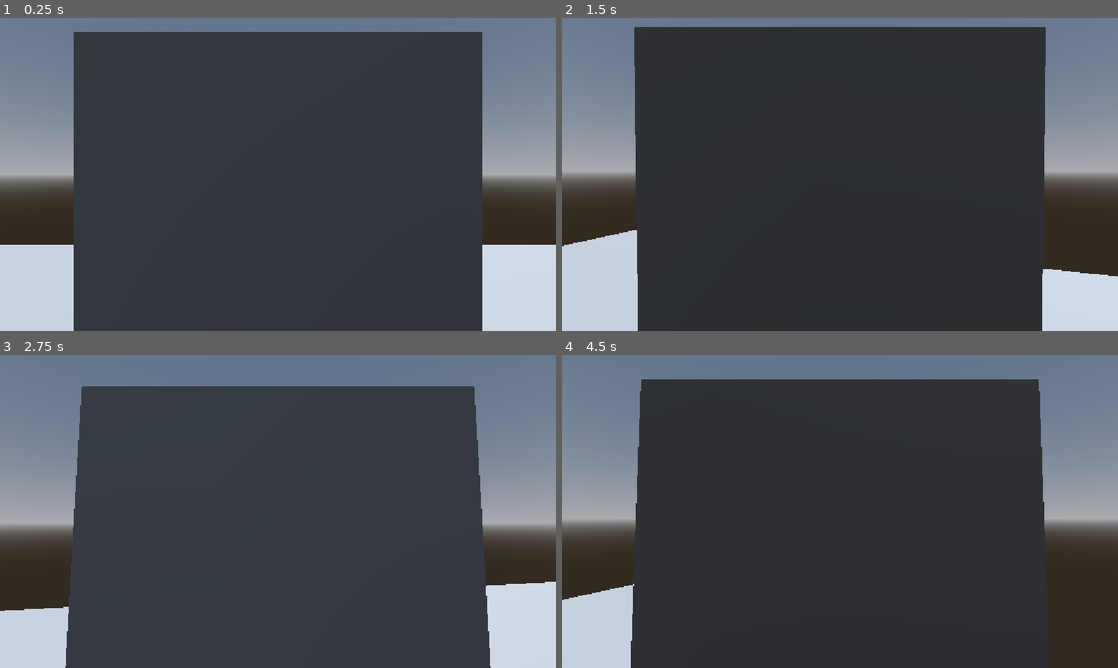
Above: before the commit, frames 1-4 (two rows, left to right).
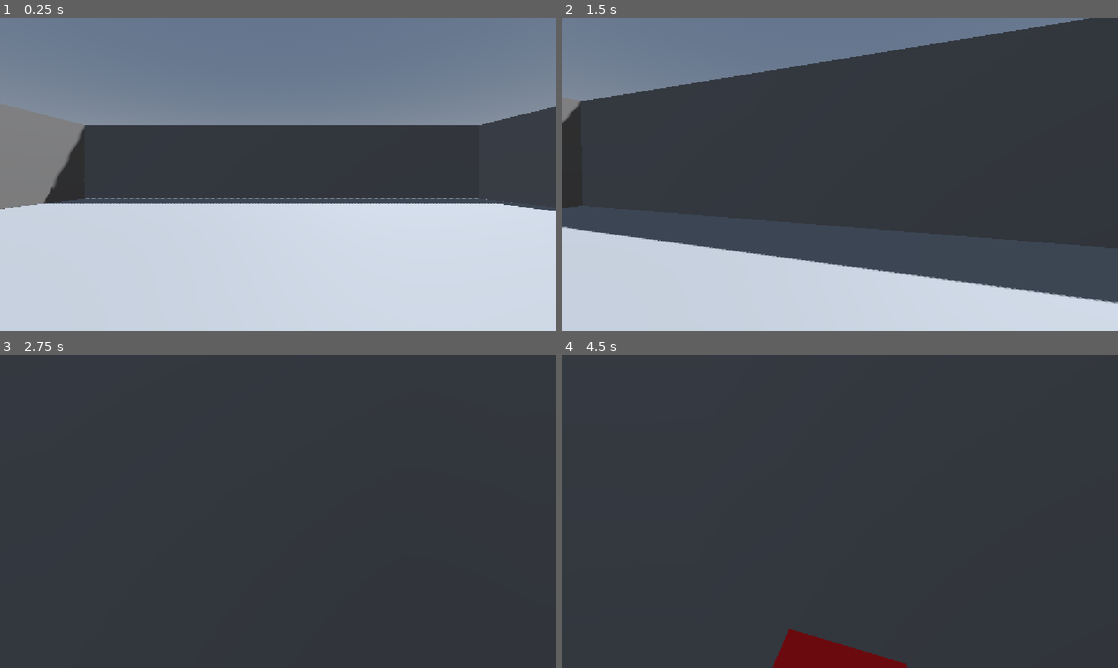
Above: after the commit, the same moments.

Repository: david-w-dev/GMTK_Jam_2026
Game: Godot game, scene res://scenes/main.tscn
Two runs of this game, one before a commit and one after it. Both use one fixed random seed, a clock stepped at 60 frames per second and the inputs below.
Inputs (mouse positions are in pixels of both pictures, inside the frame that each line leads up to):
- Up to frame 1 (0.25 s): no input
- Up to frame 2 (1.5 s): move the mouse to (867, 174) at 0.52 s; hold W (move_forwards) from 0.53 s (still down); right-click (867, 174) at 0.6 s; tap Space (jump) at 0.77, 1.07 s; click (867, 174) at 0.8 s; move the mouse to (812, 174) at 1.27 s; click (812, 174) at 1.35 s
- Up to frame 3 (2.75 s): keep holding W (move_forwards); tap Space (jump) at 1.52, 1.55, 1.82, 2.1 s; move the mouse to (289, 505) at 2.02 s; right-click (289, 505) at 2.3 s
- Up to frame 4 (4.5 s): keep holding W (move_forwards); move the mouse to (834, 517) at 2.77 s; right-click (834, 517) at 2.85 s; tap Space (jump) at 3.02, 3.32, 3.77, 3.8, 4.07 s; click (834, 517) at 3.05 s; move the mouse to (878, 514) at 3.52 s; click (878, 514) at 3.6 s; move the mouse to (795, 508) at 4.27 s; right-click (795, 508) at 4.35 s

The runs differ from the first frame. In frame 1, 62% of the frame differs, in the area x 0-100%, y 4-100%; in frame 2, 48%; in frame 3, 32%; in frame 4, 32%.

Commit message:
Backup Thur-23_23-37

Diff:
--- a/project.godot
+++ b/project.godot
@@ -49,9 +49,21 @@
 }
 melee={
 "deadzone": 0.2,
-"events": [Object(InputEventMouseButton,"resource_local_to_s …(115 unchanged characters)… alse,"meta_pressed":false,"button_mask":1,"position":Vector2(355, 9),"global_position":Vector2(364, 57),"factor":1.0,"button_index":1,"canceled":false,"pressed":true,"double_click":false,"script":null)
+"events": [Object(InputEventMouseButton,"resource_local_to_s …(115 unchanged characters)… alse,"meta_pressed":false,"button_mask":2,"position":Vector2(296, 14),"global_position":Vector2(305, 62),"factor":1.0,"button_index":2,"canceled":false,"pressed":true,"double_click":false,"script":null)
 ]
 }
+shoot={
+"deadzone": 0.2,
+"events": [Object(InputEventMouseButton,"resource_local_to_scene":false,"resource_name":"","device":-1,"window_id":0,"alt_pressed":false,"shift_pressed":false,"ctrl_pressed":false,"meta_pressed":false,"button_mask":1,"position":Vector2(174, 19),"global_position":Vector2(183, 67),"factor":1.0,"button_index":1,"canceled":false,"pressed":true,"double_click":false,"script":null)
+]
+}
+
+[layer_names]
+
+3d_physics/layer_1="sword"
+3d_physics/layer_2="enemies"
+3d_physics/layer_3="obstacles"
+3d_physics/layer_4="player"
 
 [physics]
 
--- a/scenes/enemy.tscn
+++ b/scenes/enemy.tscn
@@ -11,10 +11,17 @@
 [sub_resource type="CapsuleShape3D" id="CapsuleShape3D_md0e3"]
 
 [node name="Enemy" type="CharacterBody3D" unique_id=1095954929]
+collision_layer = 2
+collision_mask = 11
 script = ExtResource("1_7p1mj")
+movement_speed = 5
 
 [node name="MeshInstance3D" type="MeshInstance3D" parent="." unique_id=72708415]
+transform = Transform3D(1, 0, 0, 0, 1, 0, 0, 0, 1, 0, 1, 0)
 mesh = SubResource("CapsuleMesh_7p1mj")
 
 [node name="CollisionShape3D" type="CollisionShape3D" parent="." unique_id=311847449]
+transform = Transform3D(1, 0, 0, 0, 1, 0, 0, 0, 1, 0, 1, 0)
 shape = SubResource("CapsuleShape3D_md0e3")
+
+[node name="NavigationAgent3D" type="NavigationAgent3D" parent="." unique_id=1366542533]
--- /dev/null
+++ b/scenes/gun.tscn
@@ -0,0 +1,16 @@
+[gd_scene format=3 uid="uid://fnhljqdgqxtq"]
+
+[ext_resource type="Script" uid="uid://l3ybsiu4oepl" path="res://scripts/gun.gd" id="1_x77fm"]
+[ext_resource type="Texture2D" uid="uid://dvn1h48pueh8r" path="res://images/crosshair.png" id="2_og67c"]
+
+[node name="gun" type="Node3D" unique_id=1944798131]
+script = ExtResource("1_x77fm")
+
+[node name="crosshair" type="Sprite2D" parent="." unique_id=969309031]
+visible = false
+scale = Vector2(0.5, 0.5)
+texture = ExtResource("2_og67c")
+
+[node name="RayCast3D" type="RayCast3D" parent="." unique_id=1592094184]
+target_position = Vector3(0, 0, -100)
+collision_mask = 6
--- a/scenes/level.tscn
+++ b/scenes/level.tscn
@@ -1,18 +1,129 @@
 [gd_scene format=3 uid="uid://b4yorohadmnh"]
 
-[sub_resource type="BoxShape3D" id="BoxShape3D_bbe8a"]
-size = Vector3(23, 0.12475586, 16)
+[ext_resource type="PackedScene" uid="uid://6e4n7ylmgaet" path="res://scenes/wall.tscn" id="1_2q6dc"]
+
+[sub_resource type="BoxShape3D" id="BoxShape3D_rd3vj"]
+size = Vector3(47, 0.12475586, 47)
+
+[sub_resource type="NavigationMesh" id="NavigationMesh_2q6dc"]
+vertices = PackedVector3Array(-23, 0.36110342, -23, -23, 0.36110342, 23, 23, 0.36110342, 23, 23, 0.36110342, -23)
+polygons = [PackedInt32Array(3, 2, 0), PackedInt32Array(0, 2, 1)]
 
 [sub_resource type="BoxMesh" id="BoxMesh_4endv"]
-size = Vector3(24, 0.13647461, 16)
+size = Vector3(47, 0.13647461, 47)
+
+[sub_resource type="BoxShape3D" id="BoxShape3D_bbe8a"]
+size = Vector3(46, 0.12475586, 47)
 
 [node name="Level" type="Node3D" unique_id=1775775608]
 
-[node name="StaticBody3D" type="StaticBody3D" parent="." unique_id=1708958667]
+[node name="Floor" type="StaticBody3D" parent="." unique_id=1708958667]
 transform = Transform3D(1, 0, 0, 0, 1, 0, 0, 0, 1, 0, -0.07065928, 0)
+collision_layer = 4
+collision_mask = 8
 
-[node name="CollisionShape3D" type="CollisionShape3D" parent="StaticBody3D" unique_id=355869836]
+[node name="CollisionShape3D" type="CollisionShape3D" parent="Floor" unique_id=355869836]
+shape = SubResource("BoxShape3D_rd3vj")
+
+[node name="NavigationRegion3D" type="NavigationRegion3D" parent="Floor" unique_id=2135896845]
+transform = Transform3D(1, 0, 0, 0, 1, 0, 0, 0, 1, 0, 0.07065928, 0)
+navigation_mesh = SubResource("NavigationMesh_2q6dc")
+
+[node name="MeshInstance3D" type="MeshInstance3D" parent="Floor/NavigationRegion3D" unique_id=94293952]
+transform = Transform3D(1, 0, 0, 0, 1, 0, 0, 0, 1, 0, -0.07065928, 0)
+mesh = SubResource("BoxMesh_4endv")
+
+[node name="Area-Wall" type="StaticBody3D" parent="." unique_id=474925977]
+transform = Transform3D(1, 0, 0, 0, -4.371139e-08, -1, 0, 1, -4.371139e-08, 0, -15.07066, -23.537176)
+collision_layer = 12
+collision_mask = 12
+
+[node name="CollisionShape3D" type="CollisionShape3D" parent="Area-Wall" unique_id=1569384968]
 shape = SubResource("BoxShape3D_bbe8a")
 
-[node name="MeshInstance3D" type="MeshInstance3D" parent="StaticBody3D" unique_id=94293952]
+[node name="MeshInstance3D" type="MeshInstance3D" parent="Area-Wall" unique_id=1636402320]
 mesh = SubResource("BoxMesh_4endv")
+
+[node name="Area-Wall2" type="StaticBody3D" parent="." unique_id=794504509]
+transform = Transform3D(-4.371139e-08, 1, -4.371139e-08, 0, -4.371139e-08, -1, -1, -4.371139e-08, 1.9106855e-15, -22.21978, -15.070663, 0.05690193)
+collision_layer = 12
+collision_mask = 12
+
+[node name="CollisionShape3D" type="CollisionShape3D" parent="Area-Wall2" unique_id=1112015565]
+shape = SubResource("BoxShape3D_bbe8a")
+
+[node name="MeshInstance3D" type="MeshInstance3D" parent="Area-Wall2" unique_id=612385332]
+mesh = SubResource("BoxMesh_4endv")
+
+[node name="Area-Wall3" type="StaticBody3D" parent="." unique_id=1218131841]
+transform = Transform3D(-4.371139e-08, 1, -4.371139e-08, 0, -4.371139e-08, -1, -1, -4.371139e-08, 1.9106855e-15, 23.174091, -15.070663, 0.05690193)
+collision_layer = 12
+collision_mask = 12
+
+[node name="CollisionShape3D" type="CollisionShape3D" parent="Area-Wall3" unique_id=809217933]
+shape = SubResource("BoxShape3D_bbe8a")
+
+[node name="MeshInstance3D" type="MeshInstance3D" parent="Area-Wall3" unique_id=1825610281]
+mesh = SubResource("BoxMesh_4endv")
+
+[node name="Area-Wall4" type="StaticBody3D" parent="." unique_id=1839848190]
+transform = Transform3D(1, 0, 0, 0, -4.371139e-08, -1, 0, 1, -4.371139e-08, 0, -15.07066, 22.386145)
+collision_layer = 12
+collision_mask = 12
+
+[node name="CollisionShape3D" type="CollisionShape3D" parent="Area-Wall4" unique_id=600150323]
+shape = SubResource("BoxShape3D_bbe8a")
+
+[node name="MeshInstance3D" type="MeshInstance3D" parent="Area-Wall4" unique_id=914300785]
+mesh = SubResource("BoxMesh_4endv")
+
+[node name="Wall Holder" type="Node3D" parent="." unique_id=1495925258]
+transform = Transform3D(1, 0, 0, 0, 1, 0, 0, 0, 1, 0, 0, 11)
+
+[node name="Wall" parent="Wall Holder" unique_id=605924003 instance=ExtResource("1_2q6dc")]
+transform = Transform3D(1, 0, 0, 0, 1, 0, 0, 0, 1, 8, -1, -0.45416832)
+
+[node name="Wall2" parent="Wall Holder" unique_id=595214451 instance=ExtResource("1_2q6dc")]
+transform = Transform3D(1, 0, 0, 0, 1, 0, 0, 0, 1, -4, -1, -4.4541683)
+
+[node name="Wall3" parent="Wall Holder" unique_id=1176282731 instance=ExtResource("1_2q6dc")]
+transform = Transform3D(1, 0, 0, 0, 1, 0, 0, 0, 1, 4, -1, -4.4541683)
+
+[node name="Wall4" parent="Wall Holder" unique_id=1506517465 instance=ExtResource("1_2q6dc")]
+transform = Transform3D(1, 0, 0, 0, 1, 0, 0, 0, 1, -12, -1, -4.4541683)
+
+[node name="Wall5" parent="Wall Holder" unique_id=1489616177 instance=ExtResource("1_2q6dc")]
+transform = Transform3D(-4.371139e-08, 0, 1, 0, 1, 0, -1, 0, -4.371139e-08, 2, -1, -6.4541683)
+
+[node name="Wall6" parent="Wall Holder" unique_id=1548303912 instance=ExtResource("1_2q6dc")]
+transform = Transform3D(-4.371139e-08, 0, 1, 0, 1, 0, -1, 0, -4.371139e-08, -2, -3, -6.4541683)
+
+[node name="Wall7" parent="Wall Holder" unique_id=1913043946 instance=ExtResource("1_2q6dc")]
+transform = Transform3D(-4.371139e-08, 0, 1, 0, 1, 0, -1, 0, -4.371139e-08, -6, -1, -6.4541683)
+
+[node name="Wall8" parent="Wall Holder" unique_id=1384373981 instance=ExtResource("1_2q6dc")]
+transform = Transform3D(-4.371139e-08, 0, 1, 0, 1, 0, -1, 0, -4.371139e-08, -10, -3, -6.4541683)
+
+[node name="Wall9" parent="Wall Holder" unique_id=680357639 instance=ExtResource("1_2q6dc")]
+transform = Transform3D(1, 0, 0, 0, 1, 0, 0, 0, 1, 0, -3, -0.46428013)
+
+[node name="Wall10" parent="Wall Holder" unique_id=1829984167 instance=ExtResource("1_2q6dc")]
+transform = Transform3D(1, 0, 0, 0, 1, 0, 0, 0, 1, -4, -1, -0.46428013)
+
+[node name="Wall11" parent="Wall Holder" unique_id=1927989131 instance=ExtResource("1_2q6dc")]
+transform = Transform3D(1, 0, 0, 0, 1, 0, 0, 0, 1, -8, -3, -0.46428013)
+
+[node name="Wall12" parent="Wall Holder" unique_id=1792521944 instance=ExtResource("1_2q6dc")]
+transform = Transform3D(1, 0, 0, 0, 1, 0, 0, 0, 1, 4, -1, -8.46428)
+
+[node name="Wall13" parent="Wall Holder" unique_id=786762811 instance=ExtResource("1_2q6dc")]
+transform = Transform3D(-4.371139e-08, 0, 1, 0, 1, 0, -1, 0, -4.371139e-08, 2, -3, 1.5357199)
+
+[node name="Wall14" parent="Wall Holder" unique_id=1413390984 instance=ExtResource("1_2q6dc")]
+transform = Transform3D(-4.371139e-08, 0, 1, 0, 1, 0, -1, 0, -4.371139e-08, -2, -3, 1.5357199)
+
+[node name="Wall15" parent="Wall Holder" unique_id=168968635 instance=ExtResource("1_2q6dc")]
+transform = Transform3D(-4.371139e-08, 0, 1, 0, 1, 0, -1, 0, -4.371139e-08, -6, -1, 1.5357199)
+
+[node name="Wall16" parent="Wall Holder" unique_id=1440114182 instance=ExtResource("1_2q6dc")]
+transform = Transform3D(-4.371139e-08, 0, 1, 0, 1, 0, -1, 0, -4.371139e-08, -14, -3, 1.5357199)
--- /dev/null
+++ b/scenes/light_panel.tscn
@@ -0,0 +1,49 @@
+[gd_scene format=3 uid="uid://drs1f5ca0o123"]
+
+[ext_resource type="Script" uid="uid://bd23gbqr2tsoy" path="res://scripts/light_panel.gd" id="1_wxc7p"]
+
+[sub_resource type="BoxShape3D" id="BoxShape3D_efbxx"]
+size = Vector3(1.2, 2.8, 0.1)
+
+[sub_resource type="BoxMesh" id="BoxMesh_6k1vx"]
+size = Vector3(1.2, 2.8, 0.1)
+
+[sub_resource type="StandardMaterial3D" id="StandardMaterial3D_wxc7p"]
+emission_enabled = true
+emission = Color(1, 1, 1, 1)
+
+[sub_resource type="StandardMaterial3D" id="StandardMaterial3D_mmbss"]
+albedo_color = Color(0.70380783, 0.70380783, 0.70380783, 1)
+
+[sub_resource type="StandardMaterial3D" id="StandardMaterial3D_atmo0"]
+albedo_color = Color(1, 0, 0, 1)
+emission_enabled = true
+emission = Color(1, 0, 0, 1)
+
+[node name="light_panel" type="Node3D" unique_id=605924003]
+script = ExtResource("1_wxc7p")
+
+[node name="StaticBody3D" type="StaticBody3D" parent="." unique_id=971961913]
+collision_layer = 5
+collision_mask = 9
+
+[node name="CollisionShape3D" type="CollisionShape3D" parent="StaticBody3D" unique_id=2061855299]
+transform = Transform3D(1, 0, 0, 0, 1, 0, 0, 0, 1, 0, 2, 0)
+shape = SubResource("BoxShape3D_efbxx")
+
+[node name="panel_on" type="MeshInstance3D" parent="StaticBody3D" unique_id=1549249077]
+transform = Transform3D(1, 0, 0, 0, 1, 0, 0, 0, 1, 0, 2, 0)
+mesh = SubResource("BoxMesh_6k1vx")
+surface_material_override/0 = SubResource("StandardMaterial3D_wxc7p")
+
+[node name="panel_off" type="MeshInstance3D" parent="StaticBody3D" unique_id=1084544193]
+transform = Transform3D(1, 0, 0, 0, 1, 0, 0, 0, 1, 0, 2, 0)
+visible = false
+mesh = SubResource("BoxMesh_6k1vx")
+surface_material_override/0 = SubResource("StandardMaterial3D_mmbss")
+
+[node name="panel_dim" type="MeshInstance3D" parent="StaticBody3D" unique_id=1052950707]
+transform = Transform3D(1, 0, 0, 0, 1, 0, 0, 0, 1, 0, 2, 0)
+visible = false
+mesh = SubResource("BoxMesh_6k1vx")
+surface_material_override/0 = SubResource("StandardMaterial3D_atmo0")
--- a/scenes/main.tscn
+++ b/scenes/main.tscn
@@ -33,3 +33,6 @@
 
 [node name="Enemy Spawner" type="Node3D" parent="." unique_id=1221274126]
 script = ExtResource("3_sugp2")
+spawn_range = 15.0
+
+[connection signal="killed_enemy" from="player" to="." method="_on_player_killed_enemy"]
--- a/scenes/player.tscn
+++ b/scenes/player.tscn
@@ -2,12 +2,15 @@
 
 [ext_resource type="Script" uid="uid://pgqo0fqoxqqs" path="res://scripts/player.gd" id="1_3vyb7"]
 [ext_resource type="PackedScene" uid="uid://6auf6d4rpou4" path="res://scenes/sword.tscn" id="2_g2els"]
+[ext_resource type="PackedScene" uid="uid://fnhljqdgqxtq" path="res://scenes/gun.tscn" id="3_qhqgy"]
 
 [sub_resource type="CapsuleShape3D" id="CapsuleShape3D_auouy"]
 
 [node name="player" type="CharacterBody3D" unique_id=473150346]
+collision_layer = 8
+collision_mask = 4
 script = ExtResource("1_3vyb7")
-movement_speed = 50
+movement_speed = 15
 jump_speed = 5
 mouse_sensitivity = 0.005
 
@@ -15,8 +18,17 @@
 transform = Transform3D(1, 0, 0, 0, 1, 0, 0, 0, 1, 0, 1, 0)
 shape = SubResource("CapsuleShape3D_auouy")
 
-[node name="Camera3D" type="Camera3D" parent="." unique_id=1603516755]
+[node name="Head" type="Node3D" parent="." unique_id=1645541830]
 transform = Transform3D(1, 0, 0, 0, 1, 0, 0, 0, 1, 0, 1.75, 0)
 
-[node name="sword" parent="." unique_id=1032782066 instance=ExtResource("2_g2els")]
-transform = Transform3D(1, 0, 0, 0, 1, 0, 0, 0, 1, 0, 1.6, -1)
+[node name="Camera3D" type="Camera3D" parent="Head" unique_id=1603516755]
+
+[node name="weapons" type="Node3D" parent="Head" unique_id=1762543175]
+transform = Transform3D(1, 0, 0, 0, 1, 0, 0, 0, 1, 0, -0.15, 0)
+
+[node name="gun" parent="Head/weapons" unique_id=1944798131 instance=ExtResource("3_qhqgy")]
+
+[node name="sword" parent="Head/weapons" unique_id=1032782066 instance=ExtResource("2_g2els")]
+
+[connection signal="shot_enemy" from="Head/weapons/gun" to="." method="_on_gun_shot_enemy"]
+[connection signal="hit_enemy" from="Head/weapons/sword" to="." method="_on_sword_hit_enemy"]
--- a/scenes/sword.tscn
+++ b/scenes/sword.tscn
@@ -1,14 +1,32 @@
 [gd_scene format=3 uid="uid://6auf6d4rpou4"]
+
+[ext_resource type="Script" uid="uid://br2kwpih5v3w4" path="res://scripts/sword.gd" id="1_ycbs3"]
 
 [sub_resource type="BoxShape3D" id="BoxShape3D_ej6i0"]
 
-[sub_resource type="BoxMesh" id="BoxMesh_auouy"]
+[sub_resource type="StandardMaterial3D" id="StandardMaterial3D_ycbs3"]
+albedo_color = Color(1, 0, 0, 1)
+
+[sub_resource type="BoxMesh" id="BoxMesh_n355p"]
+size = Vector3(0.3, 0.2626953, 1.3000001)
 
 [node name="sword" type="Area3D" unique_id=1032782066]
+collision_mask = 2
+script = ExtResource("1_ycbs3")
 
 [node name="CollisionShape3D" type="CollisionShape3D" parent="." unique_id=1326302623]
+transform = Transform3D(1, 0, 0, 0, 1, 0, 0, 0, 1, 0, 0, -1)
 shape = SubResource("BoxShape3D_ej6i0")
 
 [node name="MeshInstance3D" type="MeshInstance3D" parent="." unique_id=717796710]
+transform = Transform3D(1, 0, 0, 0, 1, 0, 0, 0, 1, 0, -0.32769188, -1)
+material_override = SubResource("StandardMaterial3D_ycbs3")
 cast_shadow = 0
-mesh = SubResource("BoxMesh_auouy")
+mesh = SubResource("BoxMesh_n355p")
+
+[node name="Timer" type="Timer" parent="." unique_id=1066628266]
+wait_time = 0.25
+one_shot = true
+
+[connection signal="body_entered" from="." to="." method="_on_body_entered"]
+[connection signal="timeout" from="Timer" to="." method="_on_timer_timeout"]
--- /dev/null
+++ b/scenes/wall.tscn
@@ -0,0 +1,21 @@
+[gd_scene format=3 uid="uid://6e4n7ylmgaet"]
+
+[sub_resource type="BoxShape3D" id="BoxShape3D_efbxx"]
+size = Vector3(4, 4, 0.1)
+
+[sub_resource type="BoxMesh" id="BoxMesh_6k1vx"]
+size = Vector3(4, 4, 0.1)
+
+[node name="Wall" type="Node3D" unique_id=605924003]
+
+[node name="StaticBody3D" type="StaticBody3D" parent="." unique_id=971961913]
+collision_layer = 5
+collision_mask = 9
+
+[node name="CollisionShape3D" type="CollisionShape3D" parent="StaticBody3D" unique_id=2061855299]
+transform = Transform3D(1, 0, 0, 0, 1, 0, 0, 0, 1, 0, 2, 0)
+shape = SubResource("BoxShape3D_efbxx")
+
+[node name="MeshInstance3D" type="MeshInstance3D" parent="StaticBody3D" unique_id=1549249077]
+transform = Transform3D(1, 0, 0, 0, 1, 0, 0, 0, 1, 0, 2, 0)
+mesh = SubResource("BoxMesh_6k1vx")
--- a/scripts/enemy_base.gd
+++ b/scripts/enemy_base.gd
@@ -1,11 +1,27 @@
 extends CharacterBody3D
+class_name Enemy
 
 
-const SPEED = 5.0
-const JUMP_VELOCITY = 4.5
+@export_group("movement")
+@export var movement_speed: int
+
+@onready var nav: NavigationAgent3D = $NavigationAgent3D
+
+var gravity = ProjectSettings.get_setting("physics/3d/default_gravity")
+
+func _ready() -> void:
+	nav.path_desired_distance = 0.5
+	nav.target_desired_distance = 0.5
 
 
 func _physics_process(delta: float) -> void:
-	pass
+	if nav.is_navigation_finished():
+		return
 
+	var next_path_position: Vector3 = nav.get_next_path_position()
+	next_path_position.y = global_position.y # TODO: maybe this shouldn't be necessary? Need to figure out what's going on with y-coordinates
+	velocity = global_position.direction_to(next_path_position) * movement_speed
 	move_and_slide()
+
+func run_towards(point: Vector3) -> void:
+	nav.set_target_position(point)
--- a/scripts/enemy_spawner.gd
+++ b/scripts/enemy_spawner.gd
@@ -1,7 +1,8 @@
 extends Node3D
+class_name EnemySpawner
 
 var enemy_scene = preload("res://scenes/enemy.tscn")
-@export var spawn_range = 10.0
+@export var spawn_range = 5.0
 
 func _ready() -> void:
 	spawn_enemy()
@@ -16,7 +17,6 @@
 	var random_z = randf_range(-spawn_range, spawn_range)
 
 	var spawn_pos = global_position + Vector3(random_x, 0, random_z)
-
 	var enemy = enemy_scene.instantiate()
+	add_child(enemy)
 	enemy.global_position = spawn_pos
-	add_child(enemy)
--- /dev/null
+++ b/scripts/gun.gd
@@ -0,0 +1,16 @@
+extends Node3D
+class_name Gun
+
+## An enemy was shot
+signal shot_enemy(enemy: Enemy)
+
+func _ready() -> void:
+	# Position crosshair in the center of the screen
+	# Note: won't respect viewport size changes, but we probably don't want to
+	# support changing size mid-game anyway...
+	$crosshair.position = get_viewport().size / 2
+
+func fire() -> void:
+	var collider = $RayCast3D.get_collider()
+	if collider is Enemy:
+		shot_enemy.emit(collider)
--- /dev/null
+++ b/scripts/light_panel.gd
@@ -0,0 +1,16 @@
+extends Node3D
+
+@onready var on = $StaticBody3D/panel_on
+@onready var off = $StaticBody3D/panel_off
+@onready var dim = $StaticBody3D/panel_dim
+
+@onready var options : Dictionary = {
+	"on": on,
+	"off" : off,
+	"dim" : dim,
+		}
+
+## Pass a string option listed above. Ez.
+func switch(option : String):
+	for key in options:
+		options[key] = (key == option)
--- a/scripts/main.gd
+++ b/scripts/main.gd
@@ -1,10 +1,22 @@
 extends Node3D
+
+@onready var spawner: EnemySpawner = get_node("Enemy Spawner")
 
 
 # Called when the node enters the scene tree for the first time.
 func _ready() -> void:
 	Input.mouse_mode = Input.MOUSE_MODE_CAPTURED
 
+
 # Called every frame. 'delta' is the elapsed time since the previous frame.
 func _process(delta: float) -> void:
-	pass
+	var enemy = spawner.get_child(0) # TODO: just a hack for now
+	if enemy is Enemy:
+		enemy.run_towards($player.global_position)
+	else:
+		print("child of spawner is not an enemy...")
+
+
+func _on_player_killed_enemy(enemy: Enemy) -> void:
+	spawner.remove_child(enemy)
+	spawner.spawn_enemy()
--- a/scripts/player.gd
+++ b/scripts/player.gd
@@ -5,32 +5,47 @@
 @export var jump_speed: int
 @export var mouse_sensitivity: float
 
+## The player just killed an enemy
+signal killed_enemy(enemy: Enemy)
 
 var gravity = ProjectSettings.get_setting("physics/3d/default_gravity")
 
-# Called when the node enters the scene tree for the first time.
-func _ready() -> void:
-	pass
+@onready var weapons: Node3D = $Head/weapons
+@onready var sword: Sword = get_node("Head/weapons/sword")
+@onready var gun: Gun = get_node("Head/weapons/gun")
+@onready var head: Node3D = $Head
 
-# Called every frame. 'delta' is the elapsed time since the previous frame.
-func _process(delta: float) -> void:
-	pass
 
 func _input(event):
+	# Camera
 	if event is InputEventMouseMotion and Input.mouse_mode == Input.MOUSE_MODE_CAPTURED:
 		rotate_y(-event.relative.x * mouse_sensitivity)
-		$Camera3D.rotate_x(-event.relative.y * mouse_sensitivity)
-		$Camera3D.rotation.x = clampf($Camera3D.rotation.x, -deg_to_rad(70), deg_to_rad(70))
+		head.rotate_x(-event.relative.y * mouse_sensitivity)
+		head.rotation.x = clampf(head.rotation.x, -deg_to_rad(70), deg_to_rad(70))
 
+	# Weapons
+	if Input.is_action_just_pressed("melee"):
+		sword.set_swinging(true)
+	if Input.is_action_just_pressed("shoot"):
+		gun.fire()
 
 func _physics_process(delta: float) -> void:
 	# handle movement
 	velocity.y -= gravity * delta
 	var input = Input.get_vector("move_left", "move_right", "move_forwards", "move_backwards")
 	var dir = transform.basis * Vector3(input.x, 0, input.y)
-	velocity.x = dir.x * movement_speed * delta
-	velocity.z = dir.z * movement_speed * delta
+	velocity.x = dir.x * movement_speed
+	velocity.z = dir.z * movement_speed
 	move_and_slide()
 	if is_on_floor() and Input.is_action_just_pressed("jump"):
-		print("jumping")
 		velocity.y = jump_speed
+
+
+
+
+func _on_sword_hit_enemy(enemy: Enemy) -> void:
+	killed_enemy.emit(enemy)
+
+
+func _on_gun_shot_enemy(enemy: Enemy) -> void:
+	killed_enemy.emit(enemy)
--- /dev/null
+++ b/scripts/sword.gd
@@ -0,0 +1,34 @@
+extends Area3D
+class_name Sword
+
+## The sword just collided with an enemy
+signal hit_enemy(enemy: Enemy)
+
+# Called when the node enters the scene tree for the first time.
+func _ready() -> void:
+	set_swinging(false)
+
+# Called every frame. 'delta' is the elapsed time since the previous frame.
+func _process(delta: float) -> void:
+	pass
+
+
+func set_swinging(should_start: bool) -> void:
+	if visible == should_start:
+		# Nothing to do
+		return
+	visible = should_start
+	$CollisionShape3D.set_deferred("disabled", not should_start)
+	if should_start:
+		$Timer.start()
+	else:
+		$Timer.stop()
+
+
+func _on_timer_timeout() -> void:
+	set_swinging(false)
+
+
+func _on_body_entered(body: Node3D) -> void:
+	if visible and body is Enemy:
+		hit_enemy.emit(body)
Binary file added: images/crosshair.png
Not shown, added: images/crosshair.png.import
Not shown, added: scripts/gun.gd.uid
Not shown, added: scripts/light_panel.gd.uid
Not shown, added: scripts/sword.gd.uid
Not shown, changed: backstitch-launcher-linux
Not shown, changed: notes.md
